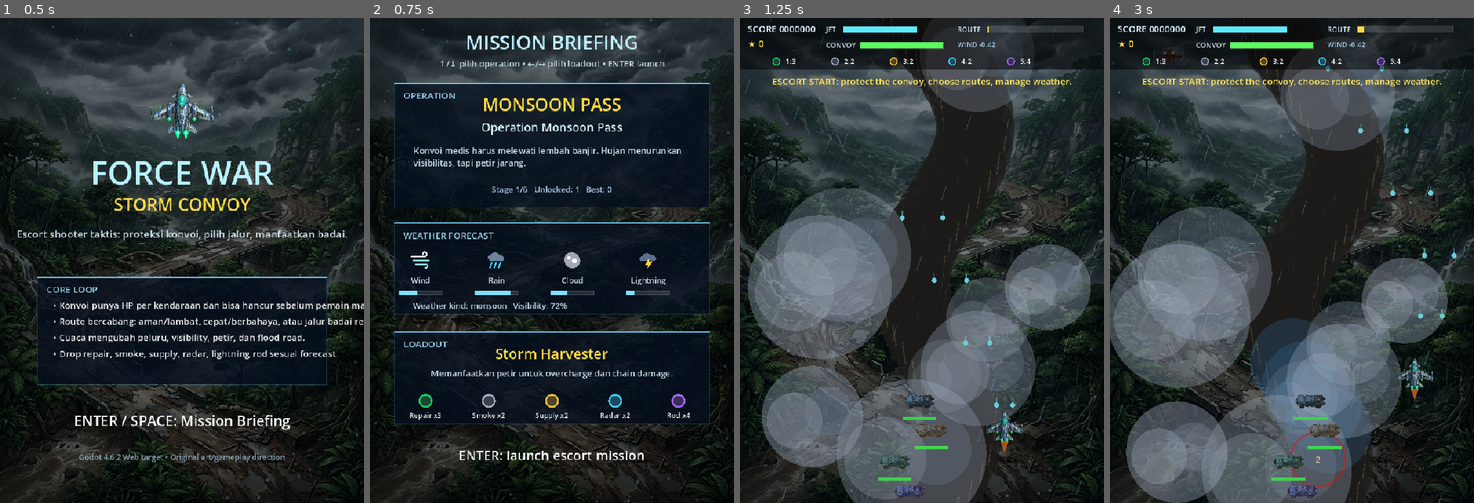
Above: before the commit, frames 1-4 (left to right).
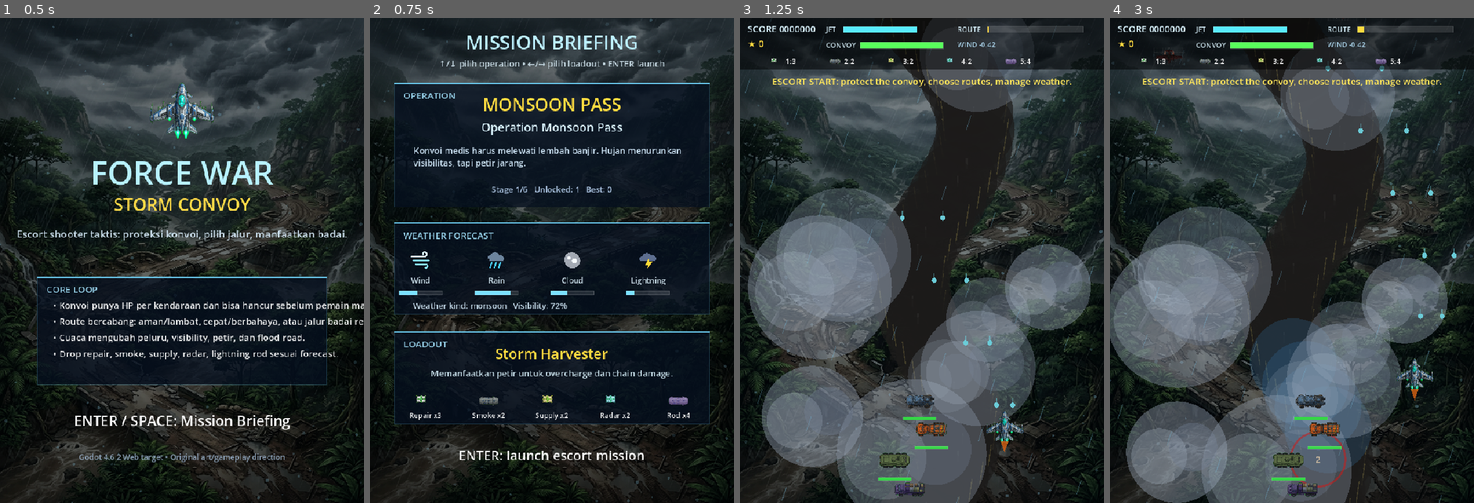
Above: after the commit, the same moments.

Repository: Scryptexai/Force-War
Game: Godot game, scene res://scenes/Main.tscn
Two runs of this game, one before a commit and one after it. Both use one fixed random seed, a clock stepped at 60 frames per second and the inputs below.
Inputs (mouse positions are in pixels of both pictures, inside the frame that each line leads up to):
- Up to frame 1 (0.5 s): no input
- Up to frame 2 (0.75 s): tap Enter at 0.5 s; move the mouse to (632, 236) at 0.52 s; hold Right (move_right) from 0.53 s (still down); tap B (bomb) at 0.6 s; click (632, 236) at 0.67 s
- Up to frame 3 (1.25 s): keep holding Right (move_right); tap Space at 0.77 s
- Up to frame 4 (3 s): release Right (move_right) at 1.25 s; drag from (1219, 284) to (1273, 357) at 1.27 s; move the mouse to (1328, 153) at 2.02 s; hold Right (move_right) 2.03-2.75 s; tap Keypad Enter at 2.1 s; drag from (1273, 357) to (1182, 187) at 2.77 s

Frame 1 is identical in both runs. In frame 2, 0.5% of the frame differs, in the area x 12-88%, y 77-81%; in frame 3, 0.7%; in frame 4, 0.8%, in the area x 8-76%, y 8-100%.

Commit message:
Add second painted asset pass
Co-authored-by: arena-agent <297053741+arena-agent@users.noreply.github.com>

Diff:
--- a/scripts/main.gd
+++ b/scripts/main.gd
@@ -249,11 +249,12 @@
 		"bg_monsoon": "res://assets/rendered/background_monsoon_pass.png",
 		"bg_delta": "res://assets/rendered/background_black_delta.png",
 		"bg_thunder": "res://assets/rendered/background_thunder_ridge.png",
-		"repair": "res://assets/support/repair_pod.svg",
-		"smoke": "res://assets/support/smoke_pod.svg",
-		"supply": "res://assets/support/supply_pod.svg",
-		"radar": "res://assets/support/radar_pod.svg",
-		"rod": "res://assets/support/rod_pod.svg",
+		"boss": "res://assets/rendered/boss_aegis_weather_engine.png",
+		"repair": "res://assets/rendered/support_repair_pod.png",
+		"smoke": "res://assets/rendered/support_smoke_pod.png",
+		"supply": "res://assets/rendered/support_supply_pod.png",
+		"radar": "res://assets/rendered/support_radar_pod.png",
+		"rod": "res://assets/rendered/support_rod_pod.png",
 		"storm_icon": "res://assets/weather/storm_icon.svg",
 		"rain_icon": "res://assets/weather/rain_icon.svg",
 		"wind_icon": "res://assets/weather/wind_icon.svg",
@@ -1668,12 +1669,10 @@
 
 func draw_boss(e: Dictionary, mod: Color) -> void:
 	var pos = e["pos"]
-	var body = Color(0.55, 0.05, 0.16, mod.a)
-	var wing = Color(0.18, 0.03, 0.1, mod.a)
-	draw_colored_polygon(PackedVector2Array([pos + Vector2(0, 88), pos + Vector2(-145, 16), pos + Vector2(-92, -70), pos + Vector2(0, -102), pos + Vector2(92, -70), pos + Vector2(145, 16)]), wing)
-	draw_colored_polygon(PackedVector2Array([pos + Vector2(0, 66), pos + Vector2(-76, 7), pos + Vector2(-45, -60), pos + Vector2(45, -60), pos + Vector2(76, 7)]), body)
-	draw_circle(pos + Vector2(0, -18), 24.0, Color(0.04, 0.0, 0.02, mod.a))
-	draw_circle(pos + Vector2(0, -18), 12.0 + sin(time * 6.0) * 2.0, Color(1.0, 0.08, 0.28, mod.a))
+	# Painted boss sprite replaces the previous procedural polygon placeholder.
+	draw_sprite("boss", pos, Vector2(230.0, 230.0), PI, mod)
+	draw_circle(pos + Vector2(0, -8), 36.0 + sin(time * 5.0) * 3.0, Color(0.3, 0.75, 1.0, 0.18 * mod.a))
+	draw_arc(pos, 116.0 + sin(time * 2.5) * 4.0, -time * 1.5, TAU - time * 1.5, 96, Color(0.8, 0.92, 1.0, 0.22 * mod.a), 3.0)
 	var ratio = clamp(float(e["hp"]) / max(1.0, float(e["max_hp"])), 0.0, 1.0)
 	draw_text_center(str(stage["boss"]), 92.0, 22, Color(1.0, 0.82, 0.9, 0.95))
 	draw_bar(Rect2(72.0, 104.0, W - 144.0, 14.0), ratio, Color(1.0, 0.08, 0.24, 1.0), Color(0, 0, 0, 0.62))
Binary file added: assets/rendered/boss_aegis_weather_engine.png
Not shown, added: assets/rendered/boss_aegis_weather_engine.png.import
Binary file changed: assets/rendered/convoy_apc.png
Binary file changed: assets/rendered/convoy_fuel_tanker.png
Binary file changed: assets/rendered/convoy_supply_truck.png
Binary file changed: assets/rendered/enemy_artillery.png
Binary file changed: assets/rendered/enemy_gunship.png
Binary file changed: assets/rendered/enemy_sam.png
Binary file changed: assets/rendered/enemy_storm_drone.png
Binary file added: assets/rendered/support_radar_pod.png
Not shown, added: assets/rendered/support_radar_pod.png.import
Binary file added: assets/rendered/support_repair_pod.png
(and 12 more such lines)
